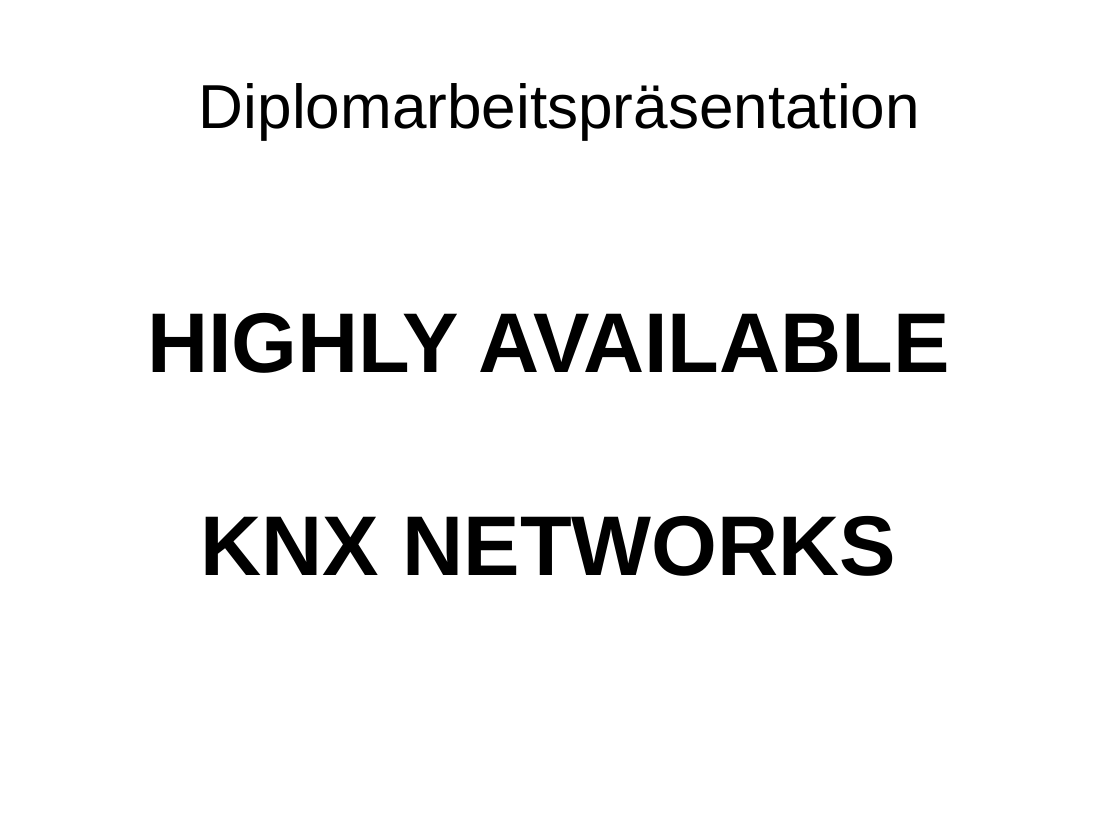
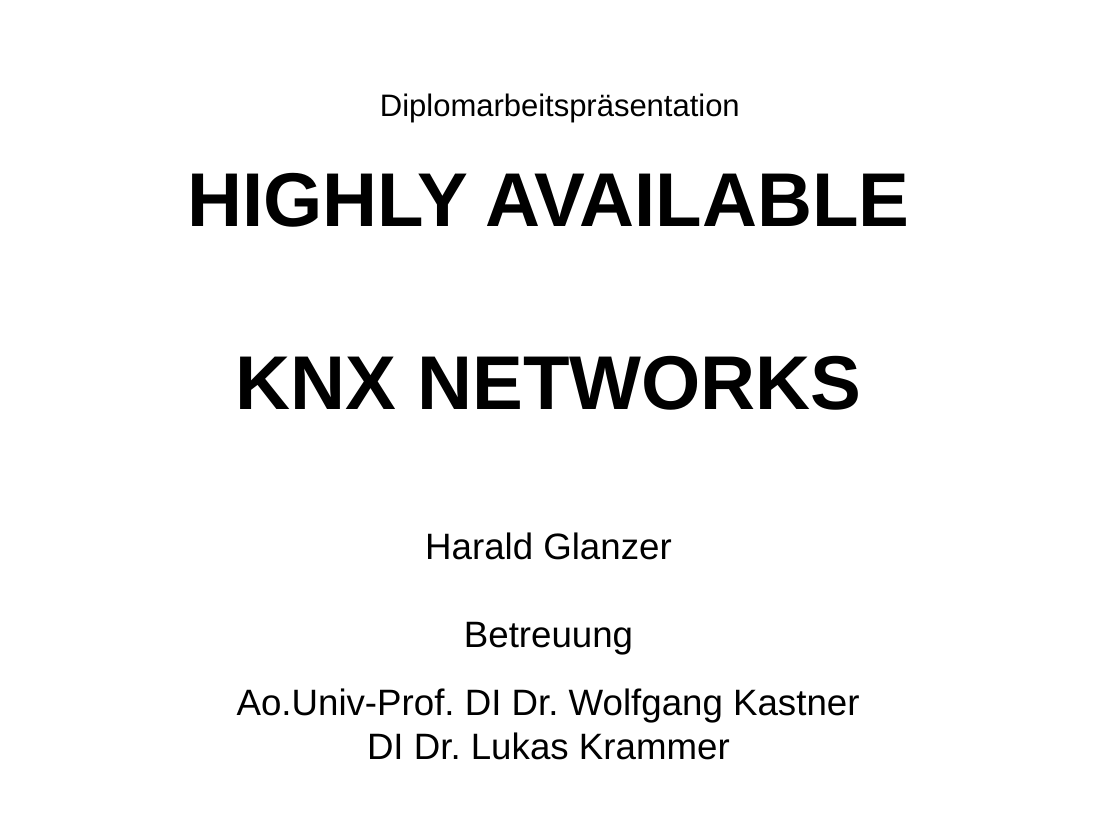
Before and after one commit to hglanzer/knxSec, a slide deck: slide 1 of Praesentation/KNX praesentation.odp. Drawn at 1120x840 pixels with LibreOffice and Linux fonts; fonts in the diff are those of the drawing; background and template pictures are left out. Boxes give left, top, right and bottom in pixels: in the first picture for what was removed or moved away, otherwise in the second. Text is boxed around its words. In the diff, an @@ line names an element or a change of style, - is before the commit and + after.

```diff
--- a/Praesentation/KNX praesentation.odp
+++ b/Praesentation/KNX praesentation.odp
@@ title "Diplomarbeitspräsentation" at <box>380,93,740,122</box>: size 44 to 22 pt @@
@@ subtitle "HIGHLY AVAILABLE": place and size @@
-subtitle "HIGHLY AVAILABLE" at <box>147,313,950,576</box>
+subtitle "HIGHLY AVAILABLE" at <box>187,172,909,760</box>
@@ subtitle at <box>187,172,909,410</box>: size 60 to 54 pt in "HIGHLY AVAILABLE", "KNX NETWORKS" @@
@@ subtitle at <box>237,532,859,760</box>: paragraphs added @@
+Harald Glanzer
+Betreuung
+Ao.Univ-Prof. DI Dr. Wolfgang Kastner
+DI Dr. Lukas Krammer
```
Also in this commit, not shown: 13 other slides changed, 13 slides added, 4 slides removed, 33 other files.
